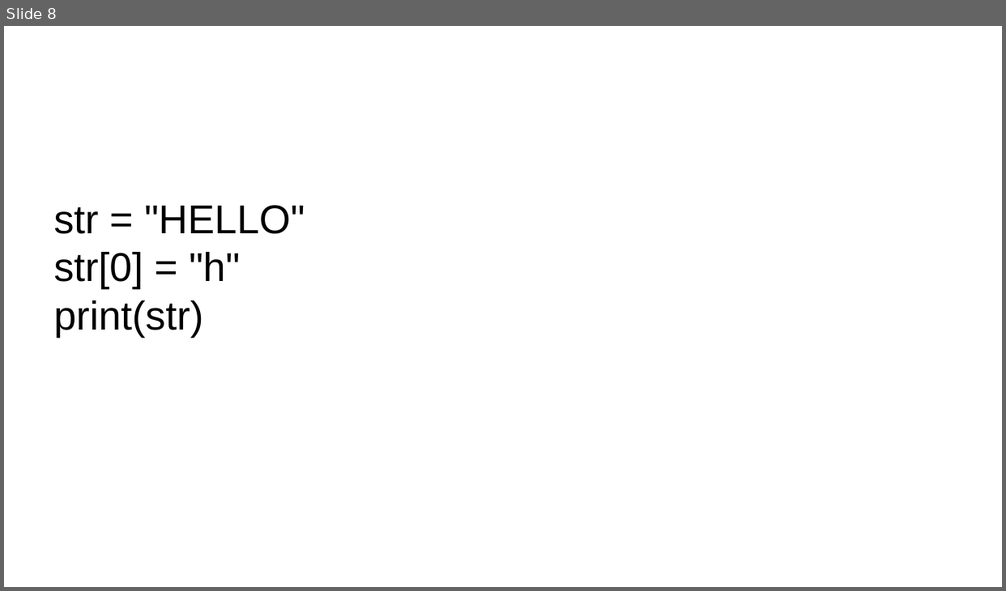
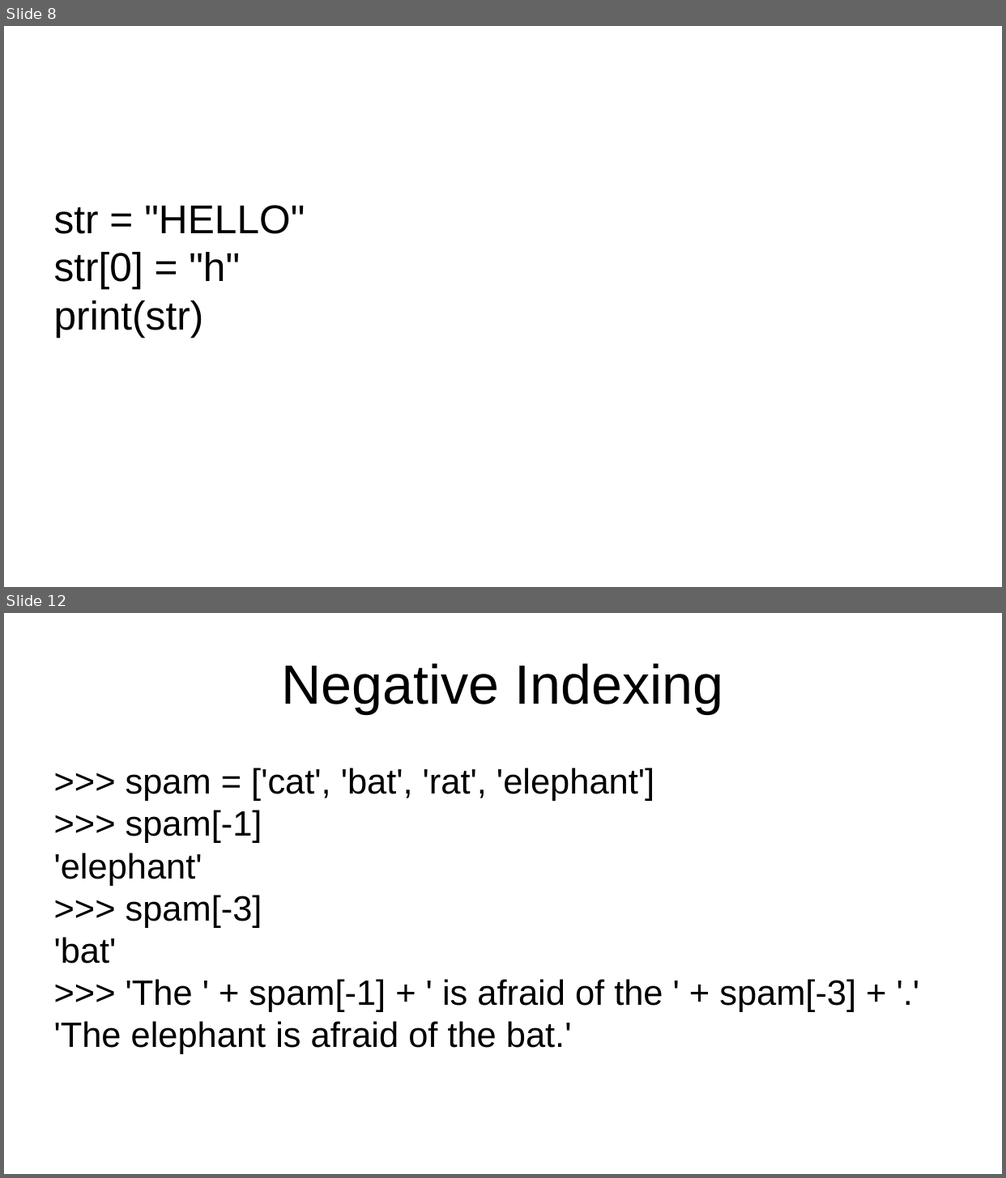
Before and after one commit to ApoorvaJu08/Python-khatmandu, a slide deck: Teaching/Strings.odp. Shown one above the other, each under a label of ours: slide 8 before the commit, slides 8 and 12 after it; the slides between them are not shown. The pictures are 1006x591 and 1006x1178 pixels, drawn with LibreOffice and Linux fonts; fonts in the diff are those of the drawing. Boxes give left, top, right and bottom in pixels: in the first picture for what was removed or moved away, otherwise in the second. Text is boxed around its words. In the diff, an @@ line names an element or a change of style, - is before the commit and + after.

```diff
--- a/Teaching/Strings.odp
+++ b/Teaching/Strings.odp
@@ slide 12 added at (4,613,1002,1174), background #FFFFFF @@
@@ title added at (281,663,724,714), 44 pt, text #000000 @@
+Negative Indexing
@@ subtitle added at (54,768,856,1054), 28 pt, text #000000 @@
+>>> spam = ['cat', 'bat', 'rat', 'elephant']
+>>> spam[-1]
+'elephant'
+>>> spam[-3]
+'bat'
+>>> 'The ' + spam[-1] + ' is afraid of the ' + spam[-3] + '.'
+'The elephant is afraid of the bat.'
```
Also in this commit, not shown: 14 other slides added, 1 slide removed.
